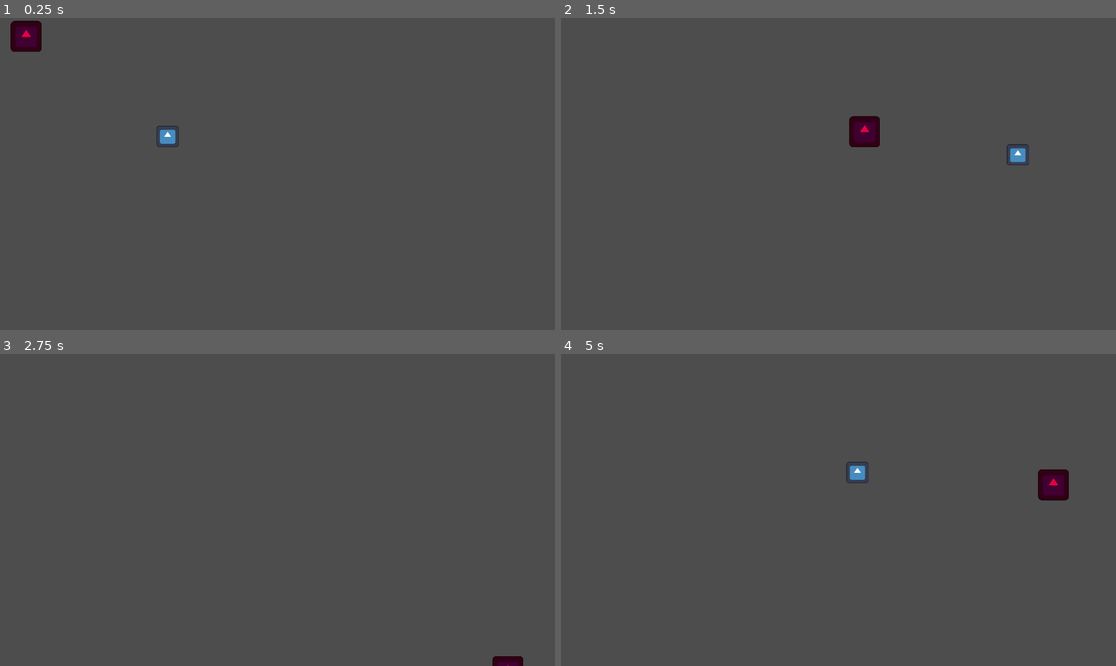
Above: before the commit, frames 1-4 (two rows, left to right).
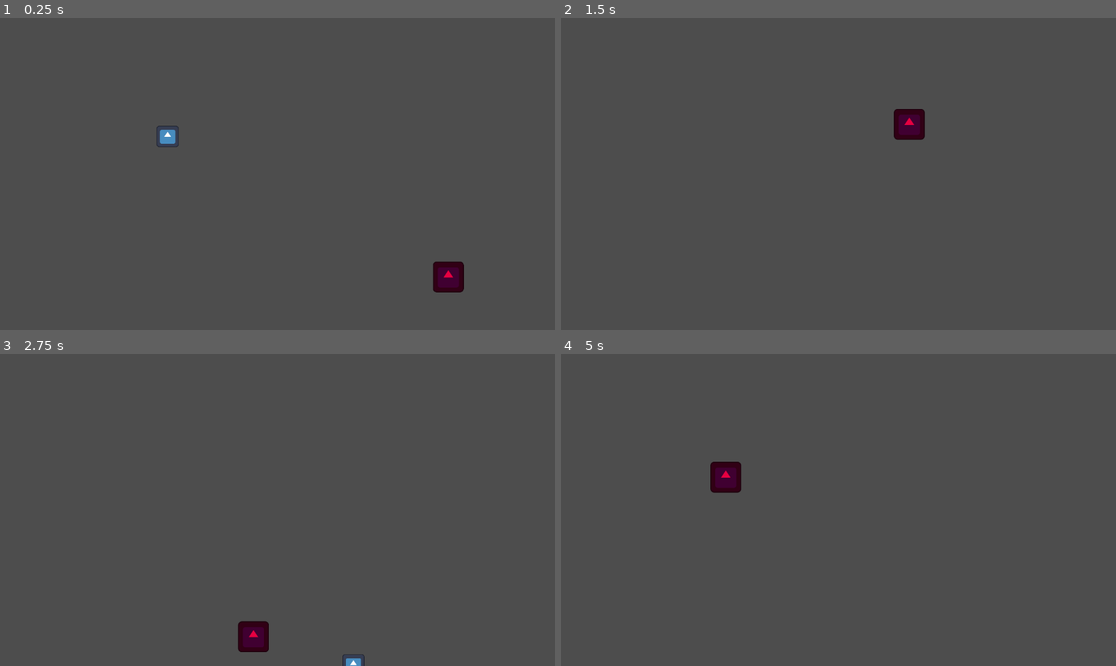
Above: after the commit, the same moments.

Repository: Jalmido/test-project-with-git
Game: Godot game, scene res://level.tscn
Two runs of this game, one before a commit and one after it. Both use one fixed random seed, a clock stepped at 60 frames per second and the inputs below. The engine's default icon, where the game draws it, is replaced by a stand-in: a white triangle on a blue panel in a dark square.
Inputs:
- Up to frame 1 (0.25 s): no input
- Up to frame 2 (1.5 s): hold Right (ui_right) 0.53-1.28 s; hold Down (ui_down) from 1.28 s (still down)
- Up to frame 3 (2.75 s): release Down (ui_down) at 2.03 s; hold Right (ui_right) from 2.03 s (still down)
- Up to frame 4 (5 s): release Right (ui_right) at 2.78 s; hold Up (ui_up) 2.78-3.53 s; hold Left (ui_left) from 3.53 s (still down)

The runs differ from the first frame. In frame 1, 1.1% of the frame differs, in the area x 1-84%, y 0-88%; in frame 2, 1.3%; in frame 3, 0.8%; in frame 4, 1.3%, in the area x 26-92%, y 34-47%.

Commit message:
Cat has lifetime and respawns

Diff:
--- a/testprojekt/level.gd
+++ b/testprojekt/level.gd
@@ -1,8 +1,46 @@
 extends Node2D
 
 @onready var player:Player = $Player
-@onready var enemy:Enemy = $Enemy
+#@onready var enemy:Enemy = $Enemy
+
+var t = 0
+var is_waiting_on_reload = false
+
+#Spawnar enemys
+const ENEMY_SCENE = preload("res://enemy.tscn")
 
 # Called when the node enters the scene tree for the first time.
 func _ready() -> void:
+	#enemy.player = player
+	player.connect("dead", _on_player_dead)
+	_spawn_enemy()
+func _process(delta: float) -> void: #fördefinierad loopfunktion
+	if is_waiting_on_reload: #om jag väntar på att scenen ska reloada
+		t += delta #Tiden kommer att räknas upp, då delta är tiden sen den sist körde funktion
+		if t >= 0.5:
+			get_tree().reload_current_scene()
+
+#lyssna på dead signalen från player
+func _on_player_dead() -> void: # void = returnerar inget ting, bara utför en kod.
+	#await get_tree().create_timer(0.5).timeout #create timer skapar timer på 0.5 sekund, som sedan skickar timeout signal. När den är färdig skickas koden vidare
+	#get_tree().reload_current_scene() #Startar alltså om svenen #get tree betyder att man vill få åtkomst till scenträdet. Alltså allt som finns i levelträdet. Den har åtkomst till nuvarande noder och kan byta å så
+	#$Restart_timer.start() funktion 2
+	is_waiting_on_reload = true
+
+func _spawn_enemy():
+	var enemy = ENEMY_SCENE.instantiate()
+	enemy.global_position = Vector2(randf_range(0, 1000), randf_range(0, 800))
 	enemy.player = player
+	add_child(enemy)
+	_enemy_lifetime(enemy)
+
+
+func _enemy_lifetime(enemy):
+	await get_tree().create_timer(2).timeout
+	enemy.queue_free()
+	_spawn_enemy()
+
+
+
+func _on_restart_timer_timeout() -> void:
+	get_tree().reload_current_scene()
--- a/testprojekt/level.tscn
+++ b/testprojekt/level.tscn
@@ -1,8 +1,7 @@
-[gd_scene load_steps=4 format=3 uid="uid://4kqynpipsd21"]
+[gd_scene load_steps=3 format=3 uid="uid://4kqynpipsd21"]
 
 [ext_resource type="Script" uid="uid://bmnpk821ftp27" path="res://level.gd" id="1_oi3di"]
 [ext_resource type="PackedScene" uid="uid://dbti02w0chie0" path="res://player.tscn" id="1_u52ul"]
-[ext_resource type="PackedScene" uid="uid://d34tfo0n2vh7b" path="res://enemy.tscn" id="3_0b4ue"]
 
 [node name="Level" type="Node2D"]
 script = ExtResource("1_oi3di")
@@ -10,4 +9,8 @@
 [node name="Player" parent="." instance=ExtResource("1_u52ul")]
 position = Vector2(348, 246)
 
-[node name="Enemy" parent="." instance=ExtResource("3_0b4ue")]
+[node name="Restart_timer" type="Timer" parent="."]
+wait_time = 0.5
+one_shot = true
+
+[connection signal="timeout" from="Restart_timer" to="." method="_on_restart_timer_timeout"]
--- a/testprojekt/player.gd
+++ b/testprojekt/player.gd
@@ -1,5 +1,7 @@
 extends CharacterBody2D
 class_name Player
+
+signal dead
 
 const MAX_SPEED = 800
 const ACC = 2500
@@ -18,3 +20,4 @@
 
 func die():
 	hide()
+	emit_signal("dead")
